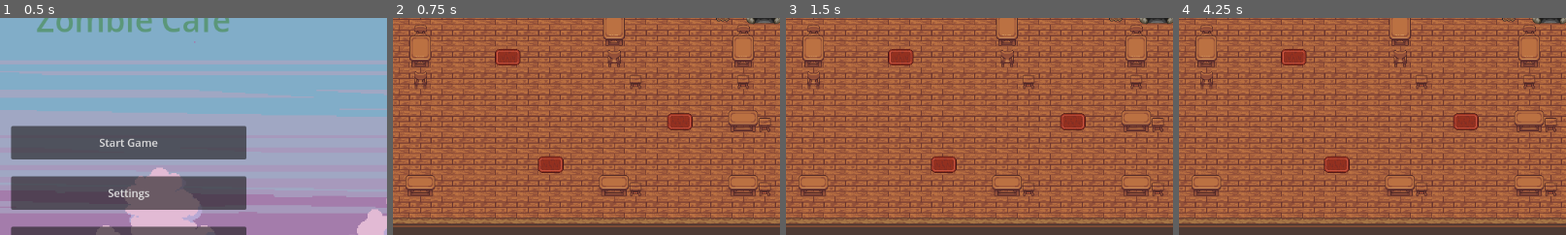
Above: before the commit, frames 1-4 (left to right).
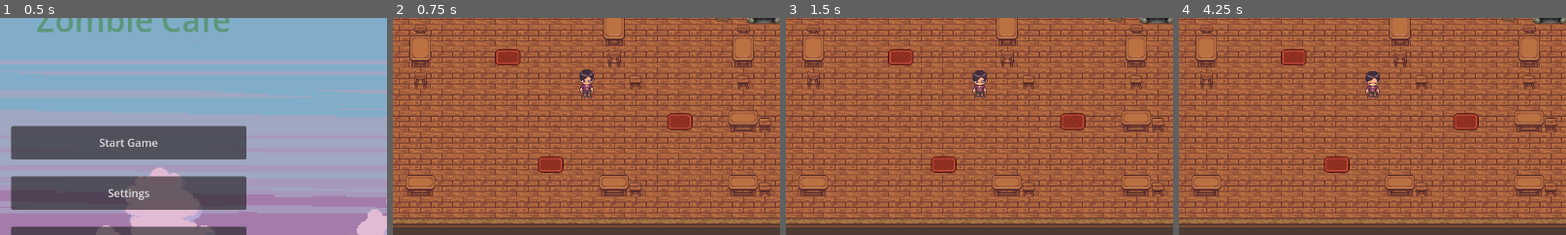
Above: after the commit, the same moments.

Repository: ratgaw/ZombieCafe
Game: Godot game, scene res://Scenes/main_menu.tscn
Same seed, same stepped clock (60 frames per second), same inputs: the game is played once before the commit and once after it.
Inputs:
- Up to frame 1 (0.5 s): no input
- Up to frame 2 (0.75 s): click "Start Game" at 0.5 s
- Up to frame 3 (1.5 s): tap Enter at 1.25 s
- Up to frame 4 (4.25 s): tap Space at 2, 3.5 s; tap Enter at 2.75 s
The pictures show only the part of the screen within x 33-83%, y 29-79%; the shares and areas given below are measured in that part.

Frame 1 is identical in both runs. In frame 2, 0.4% of the frame differs, in the area x 48-53%, y 23-37%; in frame 3, 0.4%; in frame 4, 0.4%.

Commit message:
NPC Navigation Cont.
Continued troubleshooting NPC Navigation grid issues, building a visual for the navigation grid to assist in troubleshooting.

Diff:
--- a/Main_Menu/Scripts/Globals.gd
+++ b/Main_Menu/Scripts/Globals.gd
@@ -9,7 +9,7 @@
 var last_scene = "res://Scenes/main_menu.tscn"
 
 #NPC pathfinding variables
-var order_pos = Vector2i(112, -198)
-var start_pos = Vector2i(-234, -67)
+var order_pos = Vector2i(4, -6)
+var start_pos = Vector2i(-7, -2)
 var obstacles_pos: Array[Vector2i] = []
 var map_bounds: Rect2i
--- a/Main_Menu/Scripts/NPC_Pathfinding.gd
+++ b/Main_Menu/Scripts/NPC_Pathfinding.gd
@@ -36,20 +36,19 @@
 		max_cy = max(max_cy, cell.y)
 
 	if min_cx < 0 and max_cx < 0:
-		width = (abs(min_cx) - abs(max_cx)) * 32
+		width = (abs(min_cx) - abs(max_cx))
 	elif min_cx < 0 and max_cx >= 0:
-		width = (abs(min_cx) + max_cx + 1) * 32
+		width = (abs(min_cx) + max_cx + 1)
 	else:
-		width = (min_cx + max_cx + 1) * 32
+		width = (min_cx + max_cx + 1)
 
 	if min_cy < 0 and max_cy < 0:
-		height = (abs(min_cy) - abs(max_cy)) * 32
+		height = (abs(min_cy) - abs(max_cy))
 	elif min_cy < 0 and max_cy >= 0:
-		height = (abs(min_cy) + max_cy) * 32
+		height = (abs(min_cy) + max_cy)
 	else:
-		height = (min_cy + max_cy) * 32
+		height = (min_cy + max_cy)
 
-	print(astar.cell_size)
 	Globals.map_bounds = Rect2i(min_x, min_y, width, height)
 	return Globals.map_bounds
 
@@ -60,6 +59,9 @@
 	obs_value_scan_layer(wall)
 	obs_value_scan_layer(wall_prop)
 	obs_value_scan_layer(ceiling)
+	for obs in Globals.obstacles_pos:
+		astar.set_point_solid(obs)
+		astar.update()
 	return Globals.obstacles_pos
 
 #Updates pathfinding grid based on current map
--- a/Main_Menu/Scripts/peasant_1.gd
+++ b/Main_Menu/Scripts/peasant_1.gd
@@ -16,7 +16,9 @@
 	if Globals.map_bounds == Rect2i():
 		NpcPathfinding.find_map_bounds($"../../Floor Layer")
 		NpcPathfinding.astar.region = Globals.map_bounds
+		NpcPathfinding.find_map_obs($"../../Floor Layer", $"../../Floor Prop Layer", $"../../Wall Layer", $"../../Wall Ornament Layer", $"../../Ceiling Layer")
 		NpcPathfinding.astar.update()
+		print(Globals.obstacles_pos)
 		setpath()
 	else:
 		setpath()
@@ -33,4 +35,4 @@
 		translate(fmovement)
 
 func setpath():
-	pathfinding = NpcPathfinding.astar.get_id_path(Globals.start_pos, Globals.order_pos, true)
+	pathfinding = NpcPathfinding.astar.get_point_path(Globals.start_pos, Globals.order_pos, true)
